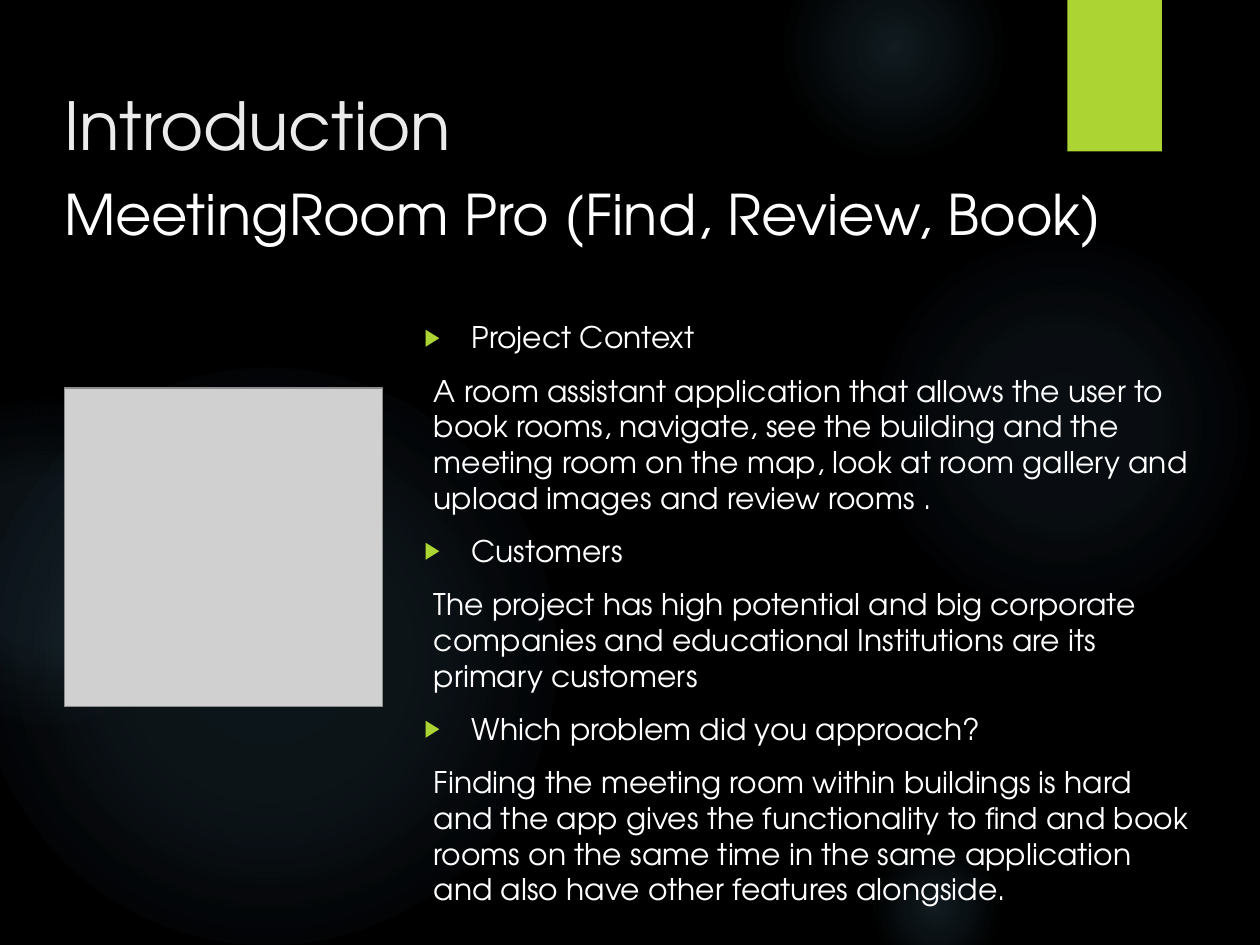
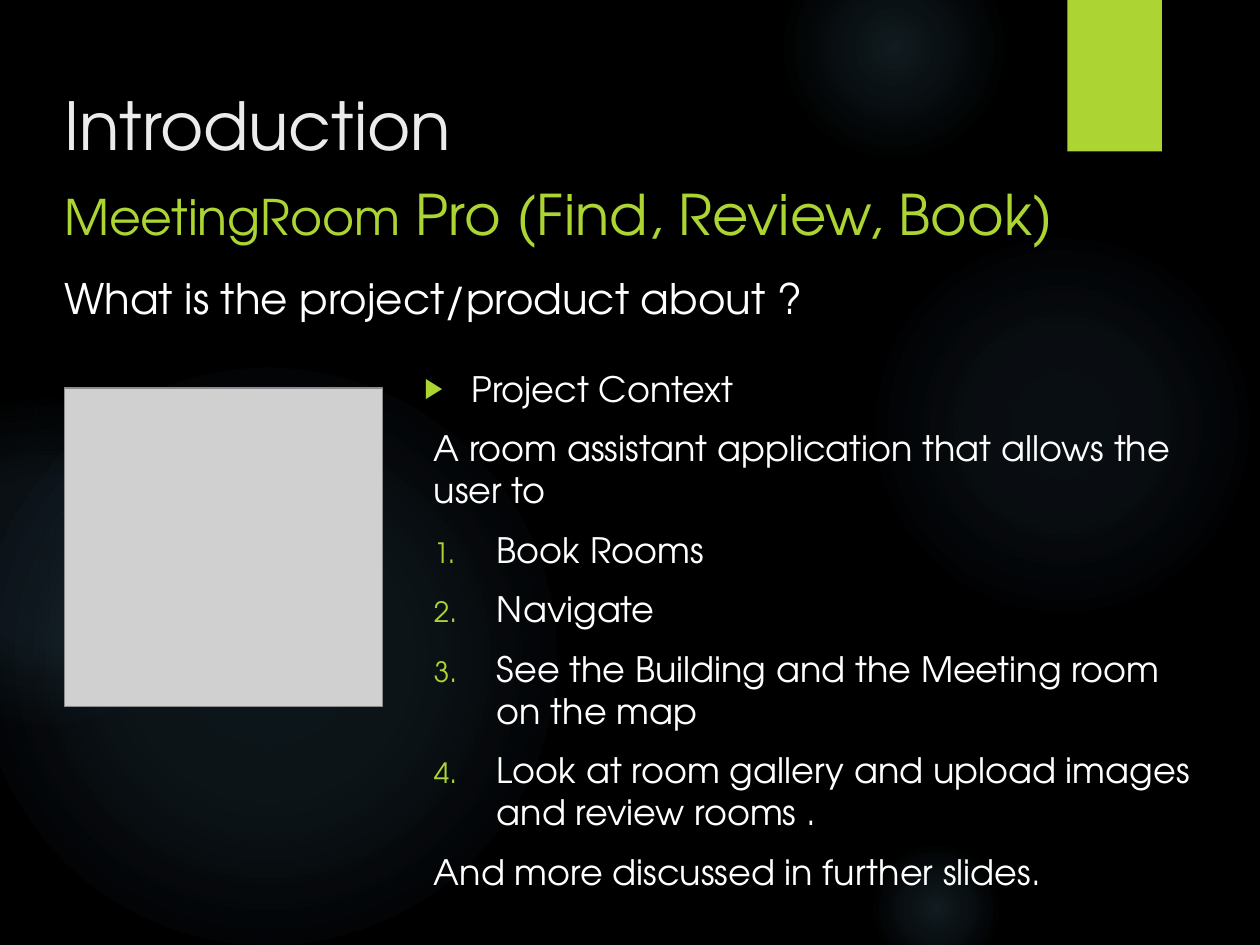
Before and after one commit to Virksaabnavjot/Documentation-MeetingRoom-Pro, a slide deck: slide 2 of Documentation/Final Presentaion/Presentation.pptx. Drawn at 1260x945 pixels with LibreOffice and Linux fonts; fonts in the diff are those of the drawing; grey boxes stand for pictures; background and template pictures are left out. Boxes give left, top, right and bottom in pixels: in the first picture for what was removed or moved away, otherwise in the second. Text is boxed around its words. In the diff, an @@ line names an element or a change of style, - is before the commit and + after.

Commit message:
slides

```diff
--- a/Documentation/Final Presentaion/Presentation.pptx
+++ b/Documentation/Final Presentaion/Presentation.pptx
@@ text "MeetingRoom Pro (Find, Review, Book)" at box(64, 193, 1053, 248): size 32 to 28 pt in "MeetingRoom"; text colour #FFFFFF to #ACD433 @@
@@ text added at box(64, 283, 766, 322), 24 pt, text #FFFFFF @@
+What is the project/product about ?
@@ text "Project Context": place and size @@
-text "Project Context" at box(434, 325, 1188, 879)
+text "Project Context" at box(434, 375, 1190, 886)
@@ text at box(472, 375, 734, 409): size 17 to 20 pt in "Project Context" @@
@@ text at box(434, 435, 1190, 886): text changed; size 17 to 20 pt @@
-A room assistant application that allows the user to book rooms, navigate, see the building and the meeting room on the map, look at room gallery and upload images and review rooms .
-▶ Customers
-The project has high potential and big corporate companies and educational Institutions are its primary customers
-▶ Which problem did you approach?
-Finding the meeting room within buildings is hard and the app gives the functionality to find and book rooms on the same time in the same application and also have other features alongside.
+A room assistant application that allows the user to
+1. Book Rooms
+2. Navigate
+3. See the Building and the Meeting room on the map
+4. Look at room gallery and upload images and review rooms .
+And more discussed in further slides.
```
Also in this commit, not shown: 14 other slides changed, 24 slides added, 4 slides removed, 1 other file.
